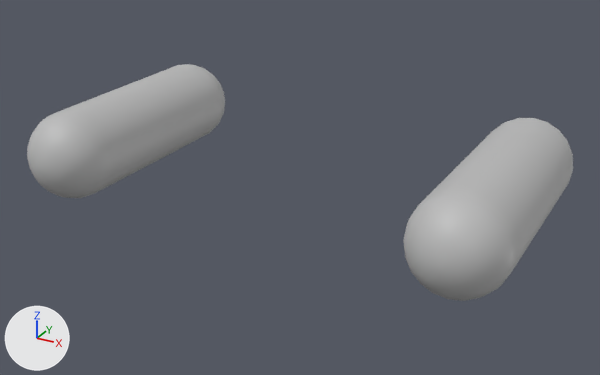
The FBX model JAVS/Assets/Models/Bullet2.fbx: old version first, new version second.
Before and after are seen from a 50 mm lens placed at (0.416, -0.647, 0.555), pointed at (0.027, 0.058, 0.202). Every picture has the same lights, and +X, +Y and +Z are marked at lower left. Where no turn or scale is listed for an object, it has been applied to the vertices.

The older version as bpy lines, for what is in view:
```python
me_mesh = bpy.data.meshes.new('Mesh')
me_mesh.from_pydata(...)  # 804 vertices, 840 faces; spans x -0.275..0.275, y -0.107..0.207, z -0.05..0.05
me_mesh.materials.append(mat_lambert2)  # grey #bcbcbc
ob_bullet3 = bpy.data.objects.new('Bullet3', me_mesh)
ob_bullet3.location = (0.0, 0.05, 0.215)
```
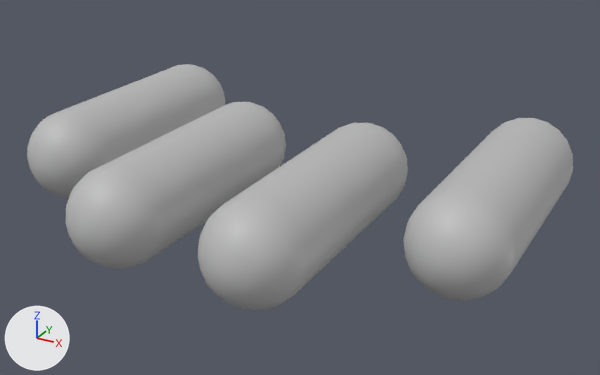
Changed parts and their boxes [x1, y1, x2, y2] in the pictures (600 x 375 px):
'Bullet3', reshaped: before [27, 64, 573, 301]; after [27, 64, 573, 310]
part 1 of me_mesh, added: after [66, 102, 286, 269]
part 2 of me_mesh, added: after [198, 123, 408, 310]

What changed in the scene script:
```text
Add mat_lambert3:
    mat_lambert3 = principled_material('lambert3')
    mat_lambert3.base_color = (0.5, 0.5, 0.5)  # grey #bcbcbc
Change me_mesh:
    where me_mesh.from_pydata(...)  # 804 vertices, 840 faces; spans x -0.275..0.275, y -0.107..0.207, z -0.05..0.05
    used by ob_bullet3; location = (0.0, 0.05, 0.215)
    me_mesh part 1: the loose piece of 402 vertices spanning x -0.275..-0.175, y -0.107..0.207, z -0.05..0.05 is copied, and the copy is moved by (0.15, -0.1, 0.0), in mat_lambert3 (grey #bcbcbc); it spans x -0.125..-0.025, y -0.207..0.107, z -0.05..0.05
    me_mesh part 2: the loose piece of 402 vertices spanning x 0.175..0.275, y -0.107..0.207, z -0.05..0.05 is copied, and the copy is moved by (-0.15, -0.1, 0.0), in mat_lambert3 (grey #bcbcbc); it spans x 0.025..0.125, y -0.207..0.107, z -0.05..0.05
    add me_mesh.materials.append(mat_lambert3)  # grey #bcbcbc
```
